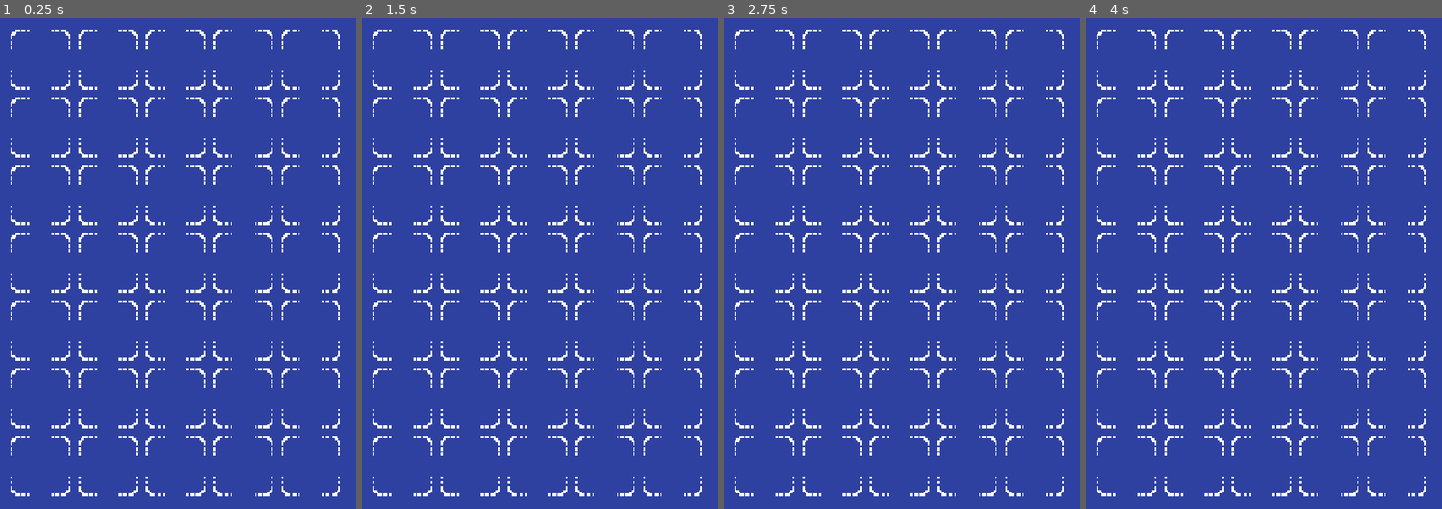
Above: before the commit, frames 1-4 (left to right).
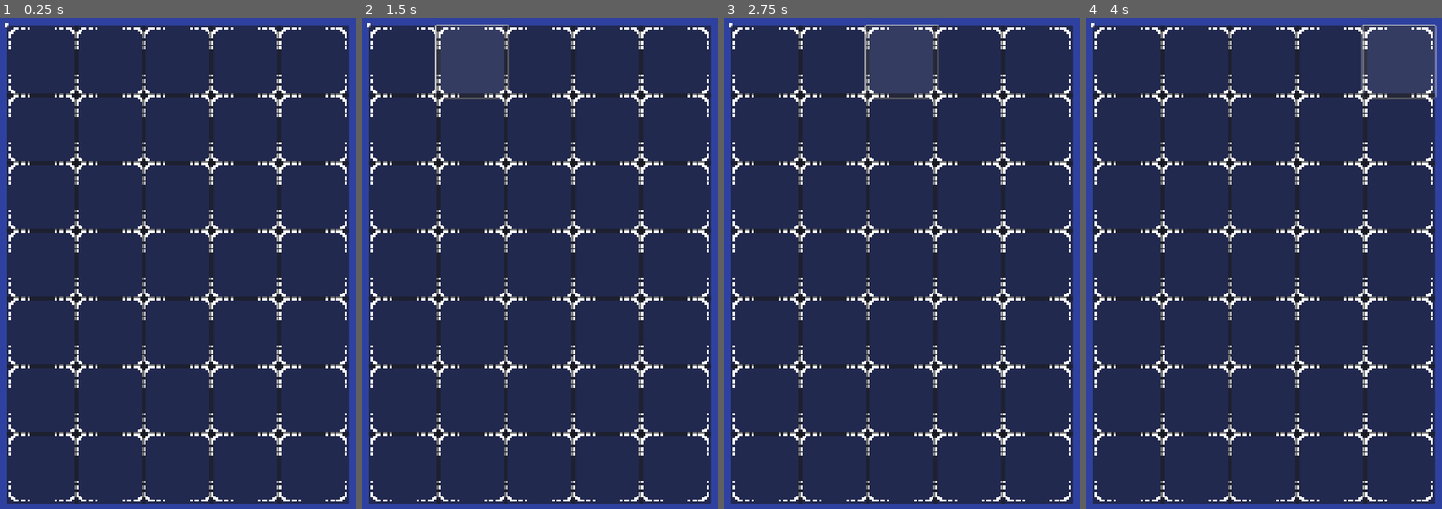
Above: after the commit, the same moments.

Repository: Nano95/project_RUNES
Game: Godot game, scene res://Scenes/GameController.tscn
The game is run twice, just before and just after one commit, with the same random seed, the same clock (stepped at 60 frames per second) and the same inputs. This scene is started directly instead of the project's main scene.
Inputs (mouse positions are in pixels of both pictures, inside the frame that each line leads up to):
- Up to frame 1 (0.25 s): no input
- Up to frame 2 (1.5 s): click (404, 62) at 0.52 s; click (472, 62) at 1.27 s
- Up to frame 3 (2.75 s): click (902, 62) at 2.02 s
- Up to frame 4 (4 s): click (1331, 62) at 2.77 s; click (1399, 62) at 3.52 s

The runs differ from the first frame. In frame 1, 94% of the frame differs, in the area x 1-99%, y 1-99%; in frame 2, 94%; in frame 3, 94%; in frame 4, 94%.
Error in both runs: Invalid access to property or key 'game_data' on a base object of type 'Nil'. (res://Scripts/Utils.gd:32)

Commit message:
Overhaul of grid system to use buttons and adjustments

Diff:
--- /dev/null
+++ b/Scenes/CellBtn.tscn
@@ -0,0 +1,19 @@
+[gd_scene load_steps=3 format=3 uid="uid://cmn3pncj5s2h"]
+
+[ext_resource type="Texture2D" uid="uid://d3r72j0pfyt1" path="res://Sprites/GridCellBorder.png" id="1_qu7v2"]
+[ext_resource type="Script" uid="uid://c6pindoh6m5nk" path="res://Scripts/CellBtn.gd" id="2_xkwnv"]
+
+[node name="Button" type="Button"]
+offset_left = -4.0
+offset_top = -4.0
+offset_right = 132.0
+offset_bottom = 132.0
+script = ExtResource("2_xkwnv")
+
+[node name="CellBtn" type="TextureRect" parent="."]
+layout_mode = 0
+offset_left = 4.0
+offset_top = 4.0
+offset_right = 132.0
+offset_bottom = 132.0
+texture = ExtResource("1_qu7v2")
--- a/Scenes/GameController.tscn
+++ b/Scenes/GameController.tscn
@@ -11,7 +11,18 @@
 
 [node name="GameController" type="Control" node_paths=PackedStringArray("escape_timer")]
 layout_mode = 3
-anchors_preset = 0
+anchors_preset = 8
+anchor_left = 0.5
+anchor_top = 0.5
+anchor_right = 0.5
+anchor_bottom = 0.5
+offset_left = -360.0
+offset_top = -640.0
+offset_right = -360.0
+offset_bottom = -640.0
+grow_horizontal = 2
+grow_vertical = 2
+mouse_filter = 2
 script = ExtResource("1_fyej0")
 status_message = ExtResource("2_7fjnr")
 monster_instance = ExtResource("2_gbhfg")
--- a/Scenes/Main.tscn
+++ b/Scenes/Main.tscn
@@ -30,7 +30,14 @@
 [node name="FRONT" type="CanvasLayer" parent="."]
 layer = 10
 
-[node name="MID" type="Node2D" parent="."]
+[node name="MID" type="Control" parent="."]
+layout_mode = 1
+anchors_preset = 15
+anchor_right = 1.0
+anchor_bottom = 1.0
+grow_horizontal = 2
+grow_vertical = 2
+mouse_filter = 2
 
 [node name="BACK" type="CanvasLayer" parent="."]
 layer = -10
--- a/Scenes/MainMenu.tscn
+++ b/Scenes/MainMenu.tscn
@@ -40,7 +40,7 @@
 anchor_bottom = 1.0
 grow_horizontal = 2
 grow_vertical = 2
-mouse_filter = 1
+mouse_filter = 2
 script = ExtResource("1_8saeu")
 xp_curve = ExtResource("2_koqhg")
 start_btn = NodePath("StartButton")
@@ -481,11 +481,18 @@
 offset_bottom = 97.0
 
 [node name="Debugton" type="Button" parent="."]
-layout_mode = 0
-offset_left = 6.0
-offset_top = 1040.0
-offset_right = 94.0
-offset_bottom = 1175.0
+layout_mode = 1
+anchors_preset = 8
+anchor_left = 0.5
+anchor_top = 0.5
+anchor_right = 0.5
+anchor_bottom = 0.5
+offset_left = -348.0
+offset_top = 404.0
+offset_right = -260.0
+offset_bottom = 539.0
+grow_horizontal = 2
+grow_vertical = 2
 
 [node name="BottomInfoPanel" type="Control" parent="."]
 layout_mode = 1
--- a/Scenes/MonsterInstance.tscn
+++ b/Scenes/MonsterInstance.tscn
@@ -695,33 +695,33 @@
 material = SubResource("ShaderMaterial_q5h8j")
 scale = Vector2(4, 4)
 sprite_frames = SubResource("SpriteFrames_krk12")
-animation = &"dwarf4"
-offset = Vector2(0, -12)
+animation = &"slime1"
+offset = Vector2(0, 1)
 
 [node name="Hp" parent="." instance=ExtResource("8_rovrv")]
 material = SubResource("ShaderMaterial_5ha12")
-offset_left = -3.0
-offset_top = -13.0
-offset_right = 300.3333
-offset_bottom = 124.0
+offset_left = -37.0
+offset_top = 31.0
+offset_right = 266.3333
+offset_bottom = 168.0
 text = "300"
 
 [node name="HealthIcon" type="Sprite2D" parent="."]
-position = Vector2(-24, 9)
+position = Vector2(-53, 53)
 scale = Vector2(4, 4)
 texture = ExtResource("10_qfc3e")
 
 [node name="atk" parent="." instance=ExtResource("8_rovrv")]
 visible = false
 material = SubResource("ShaderMaterial_qfc3e")
-offset_left = -3.0
-offset_top = -103.0
-offset_right = 170.33333
-offset_bottom = 34.0
+offset_left = -26.0
+offset_top = -64.0
+offset_right = 147.33333
+offset_bottom = 73.0
 text = "1"
 
 [node name="AtkIcon" type="Sprite2D" parent="."]
 visible = false
-position = Vector2(-27, -82)
+position = Vector2(-50, -43)
 scale = Vector2(4, 4)
 texture = ExtResource("12_qfc3e")
--- a/Scenes/MyGrid.tscn
+++ b/Scenes/MyGrid.tscn
@@ -1,25 +1,50 @@
 [gd_scene load_steps=4 format=3 uid="uid://vqwmc6txdxui"]
 
 [ext_resource type="Script" uid="uid://duxg5if5uoof4" path="res://Scripts/Grid.gd" id="1_3h6cw"]
-[ext_resource type="Texture2D" uid="uid://d3r72j0pfyt1" path="res://Sprites/GridCellBorder.png" id="2_o6ano"]
+[ext_resource type="PackedScene" uid="uid://cmn3pncj5s2h" path="res://Scenes/CellBtn.tscn" id="2_wnmpo"]
 [ext_resource type="Texture2D" uid="uid://t3ffb8unegpu" path="res://Sprites/AccessorySquare.png" id="3_1qoqy"]
 
-[node name="Grid" type="Node2D"]
+[node name="Grid" type="Control"]
+layout_mode = 3
+anchors_preset = 8
+anchor_left = 0.5
+anchor_top = 0.5
+anchor_right = 0.5
+anchor_bottom = 0.5
+grow_horizontal = 2
+grow_vertical = 2
 script = ExtResource("1_3h6cw")
-cell_sprite = ExtResource("2_o6ano")
+cell_btn = ExtResource("2_wnmpo")
 
 [node name="HelpfulMarker" type="Sprite2D" parent="."]
-visible = false
 position = Vector2(0, -2.3841858e-07)
 scale = Vector2(0.29999998, 0.4)
 texture = ExtResource("3_1qoqy")
 
-[node name="TileContainer" type="Node2D" parent="."]
+[node name="TileContainer" type="Control" parent="."]
+layout_mode = 1
+anchors_preset = 15
+anchor_right = 1.0
+anchor_bottom = 1.0
+grow_horizontal = 2
+grow_vertical = 2
 
-[node name="MonstersContainer" type="Node2D" parent="."]
+[node name="MonstersContainer" type="Control" parent="."]
+layout_mode = 1
+anchors_preset = 15
+anchor_right = 1.0
+anchor_bottom = 1.0
+grow_horizontal = 2
+grow_vertical = 2
 
-[node name="RuneContainer" type="Node2D" parent="."]
+[node name="RuneContainer" type="Control" parent="."]
 unique_name_in_owner = true
+layout_mode = 1
+anchors_preset = 15
+anchor_right = 1.0
+anchor_bottom = 1.0
+grow_horizontal = 2
+grow_vertical = 2
 
 [node name="fxContainer" type="Node2D" parent="."]
 unique_name_in_owner = true
--- /dev/null
+++ b/Scripts/CellBtn.gd
@@ -0,0 +1,14 @@
+extends Button
+
+var row: int = 0
+var col: int = 0
+
+
+signal cell_pressed(row, col)
+
+func set_coords(r:int, c:int) -> void:
+	row = r
+	col = c
+
+func _pressed():
+	emit_signal("cell_pressed", row, col)
--- a/Scripts/GameController.gd
+++ b/Scripts/GameController.gd
@@ -2,7 +2,7 @@
 class_name GameController
 
 @export var status_message:PackedScene
-@export var monster_instance:Resource
+@export var monster_instance:Resource # Used in Grid
 @export var summary_panel_ref: Resource
 @export var my_grid_ref:Resource
 @export var xp_label:Resource
@@ -426,7 +426,7 @@
 
 func spawn_rune_explosion(row: int, col: int):
 	var rune = rune_animation.instantiate()
-	rune.position = my_grid.grid_to_world(row, col) + Vector2(64, 64)
+	rune.position = my_grid.grid_to_world(row, col)
 	my_grid.add_to_rune_container(rune)
 
 func damage_single(r, c) -> void:
--- a/Scripts/Grid.gd
+++ b/Scripts/Grid.gd
@@ -1,12 +1,12 @@
-extends Node2D
+extends Control
 class_name MyGrid
 
-@export var cell_sprite:Resource
+@export var cell_btn:PackedScene
 @export var rows := 7
 @export var cols := 5
-@export var cell_size := Vector2(128, 128)
+var cell_size := Vector2(128, 128)
 var game_controller:GameController
-
+var grid_origin :Vector2= Vector2.ZERO
 var cells = [] # 2D array storing monster instances or null
 
 """
@@ -16,25 +16,32 @@
 """
 
 func _ready():
+	grid_origin = global_position
 	cells.resize(rows)
 	for r in rows:
 		cells[r] = []
 		for c in cols:
 			cells[r].append(null)
-			var sprite = Sprite2D.new()
-			sprite.texture = cell_sprite
-			sprite.position = grid_to_world(r,c) + cell_size * 0.5
-			sprite.scale = Vector2(3.5, 3.5)
-			$TileContainer.add_child(sprite)
+			var cell = cell_btn.instantiate() as Button
+			cell.set_coords(r, c)
+			cell.row = r
+			cell.col = c
+			cell.position = Vector2(
+				c * cell_size.x,
+				r * cell_size.y
+			)
+			cell.connect("cell_pressed", _on_cell_pressed)
+			$TileContainer.add_child(cell)
 
 func setup(gc:GameController) -> void:
 	game_controller = gc
 
-func _input(event):
-	if event is InputEventScreenTouch and event.pressed:
-		var cell = world_to_grid(event.position)
-		if not is_valid(cell.x, cell.y): return # ignore taps outside the grid
-		game_controller.on_cell_tapped(cell.x, cell.y)
+func _on_cell_pressed(row, col):
+	print("row col pressed: ()", row, ",", col, ")")
+	game_controller.on_cell_tapped(row, col)
+
+#func _process(delta: float) -> void:
+	#print("- global_position: ", global_position, position)
 
 func spawn_monster_into_cell(row: int, col: int, base: MonsterBase):
 	if (not is_valid(row, col)): return
@@ -48,7 +55,7 @@
 		monster.become_elite()
 
 	# convert grid coords → world coords
-	monster.position = grid_to_world(row, col) + Vector2(64, 108)
+	monster.position = grid_to_world(row, col) + Vector2(6, 0) # Some adjustment to center
 	$MonstersContainer.add_child(monster)
 	cells[row][col] = monster
 	game_controller.register_monster(monster)
@@ -85,14 +92,11 @@
 	var sprite = $CellContainer.get_child(index)
 	sprite.modulate = color
 
-func world_to_grid(world_pos: Vector2) -> Vector2i:
-	var local = to_local(world_pos)
-	var col = int(floor(local.x / cell_size.x))
-	var row = int(floor(local.y / cell_size.y))
-	return Vector2i(row, col)
-
 func grid_to_world(row: int, col: int) -> Vector2:
-	return Vector2(col * cell_size.x, row * cell_size.y)
+	return Vector2(
+		col * cell_size.x + cell_size.x * 0.5,
+		row * cell_size.y + cell_size.y * 0.5
+	)
 
 func is_valid(r: int, c: int) -> bool:
 	return r >= 0 and r < rows and c >= 0 and c < cols
--- a/Scripts/Main.gd
+++ b/Scripts/Main.gd
@@ -1,13 +1,13 @@
 extends Control
 class_name MainNode
 
-@onready var game_controller = load("res://Scenes/GameController.tscn")
-@onready var game_ui = load("res://Scenes/GameUI.tscn")
-@onready var main_menu_ui = load("res://Scenes/MainMenu.tscn")
+@onready var game_controller:PackedScene = load("res://Scenes/GameController.tscn")
+@onready var game_ui:PackedScene = load("res://Scenes/GameUI.tscn")
+@onready var main_menu_ui:PackedScene = load("res://Scenes/MainMenu.tscn")
 
 @export_category("UI")
 @export var top_layer:CanvasLayer
-@export var mid_layer:Node2D
+@export var mid_layer:Control
 @export var back_layer:CanvasLayer
 @export var shader_bg:TextureRect
 
--- a/Scripts/Resources/MonsterInstance.gd
+++ b/Scripts/Resources/MonsterInstance.gd
@@ -25,7 +25,7 @@
 	current_power = base.power
 	individual_turns_left = base.attack_speed
 	$AnimatedSprite2D.play(base.anim_name)
-	$AnimatedSprite2D.offset.y = base.anim_offset_y
+	#$AnimatedSprite2D.offset.y = base.anim_offset_y
 	my_grid = grid
 
 func is_elite_or_boss() -> bool:
@@ -67,15 +67,15 @@
 	my_grid.spawn_to_fx_container(label)
 
 	# Position relative to the wall sprite
-	label.global_position = %AnimatedSprite2D.global_position + Vector2(20, 55)
+	label.global_position = %AnimatedSprite2D.global_position + Vector2(-140, 80)
 
 	label.show_label(amount)
 
 func animate_hit() -> void:
 	# ANIMATE SIZE
 	var tween = create_tween()
-	tween.tween_property(%AnimatedSprite2D, "scale", Vector2(3.55, 4.9), 0.05)
-	tween.tween_property(%AnimatedSprite2D, "scale", Vector2(4.96,3.63), 0.05)
+	tween.tween_property(%AnimatedSprite2D, "scale", Vector2(4.25, 7.4), 0.07)
+	tween.tween_property(%AnimatedSprite2D, "scale", Vector2(7.2, 2.63), 0.05)
 	tween.tween_property(%AnimatedSprite2D, "scale", Vector2(4.0, 4.0), 0.05)
 
 	# ANIMATE WHITE COLOR
Not shown, added: Scripts/CellBtn.gd.uid
